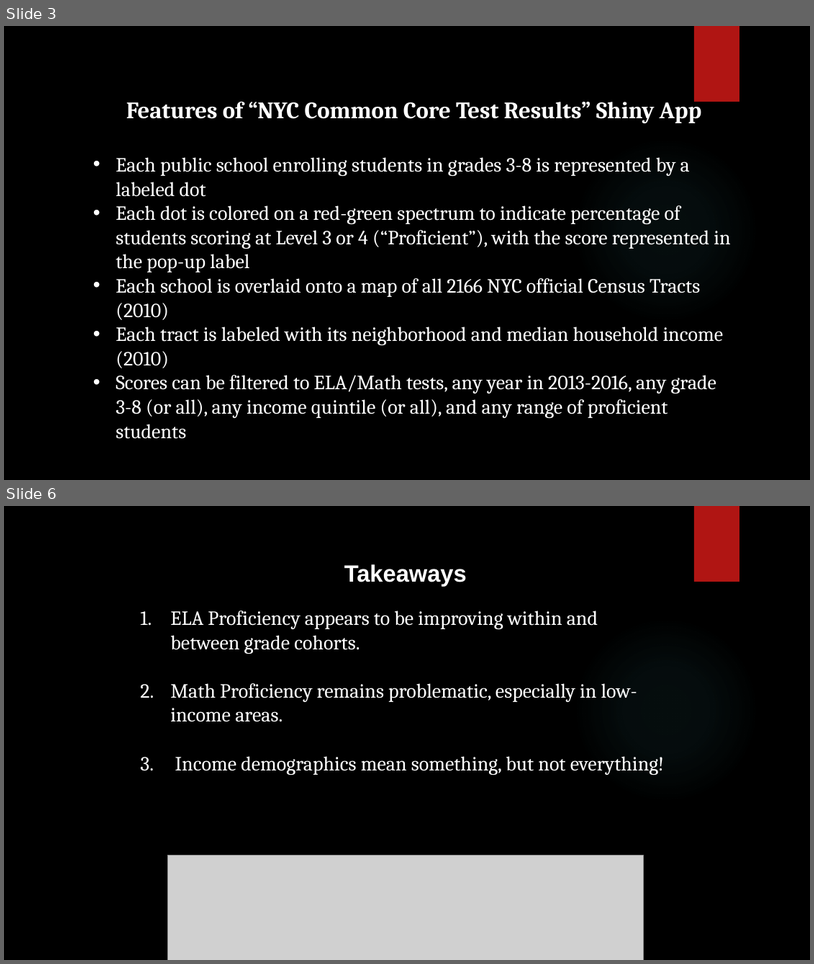
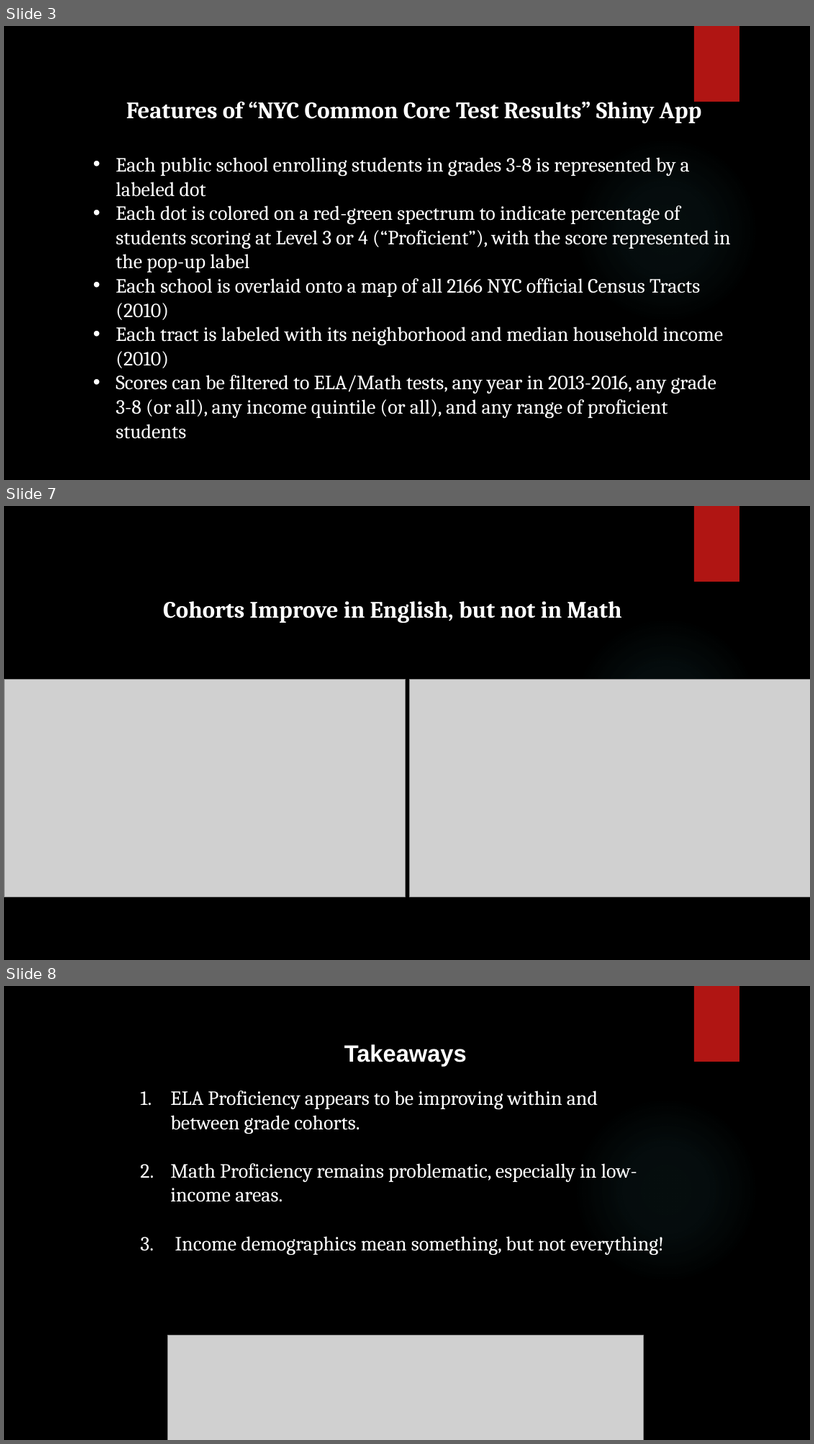
Before and after one commit to nycdatasci/bootcamp008_project, a slide deck: Project1-ExploreVis/davidletzler1/NYCSchoolMap.pptx. Shown one above the other, each under a label of ours: slides 3 and 6 before the commit, slides 3, 7 and 8 after it; the slides between them are not shown. The pictures are 814x964 and 814x1444 pixels, drawn with LibreOffice and Linux fonts; fonts in the diff are those of the drawing; grey boxes stand for pictures; background and template pictures are left out. Boxes give left, top, right and bottom in pixels: in the first picture for what was removed or moved away, otherwise in the second. Text is boxed around its words. In the diff, an @@ line names an element or a change of style, - is before the commit and + after.

```diff
--- a/Project1-ExploreVis/davidletzler1/NYCSchoolMap.pptx
+++ b/Project1-ExploreVis/davidletzler1/NYCSchoolMap.pptx
@@ slide 7 added at (4, 506, 810, 960), background picture (left out); not listed: 2 template elements that a slide beside it also shows @@
@@ text added at (163, 601, 622, 623), 28 pt, text #FFFFFF, bold @@
+Cohorts Improve in English, but not in Math
@@ picture added at (4, 679, 406, 897) @@
@@ picture added at (410, 679, 810, 897) @@
@@ what was slide 6 is now slide 8 @@
```
Also in this commit, not shown: 3 other slides added, 2 slides removed, 1 other file.
